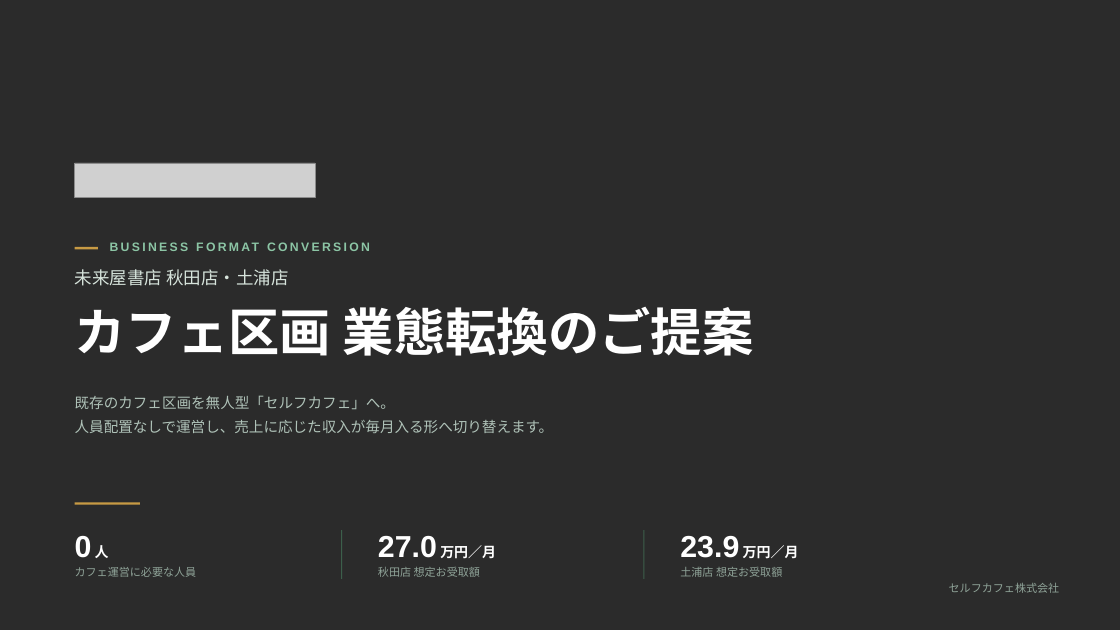
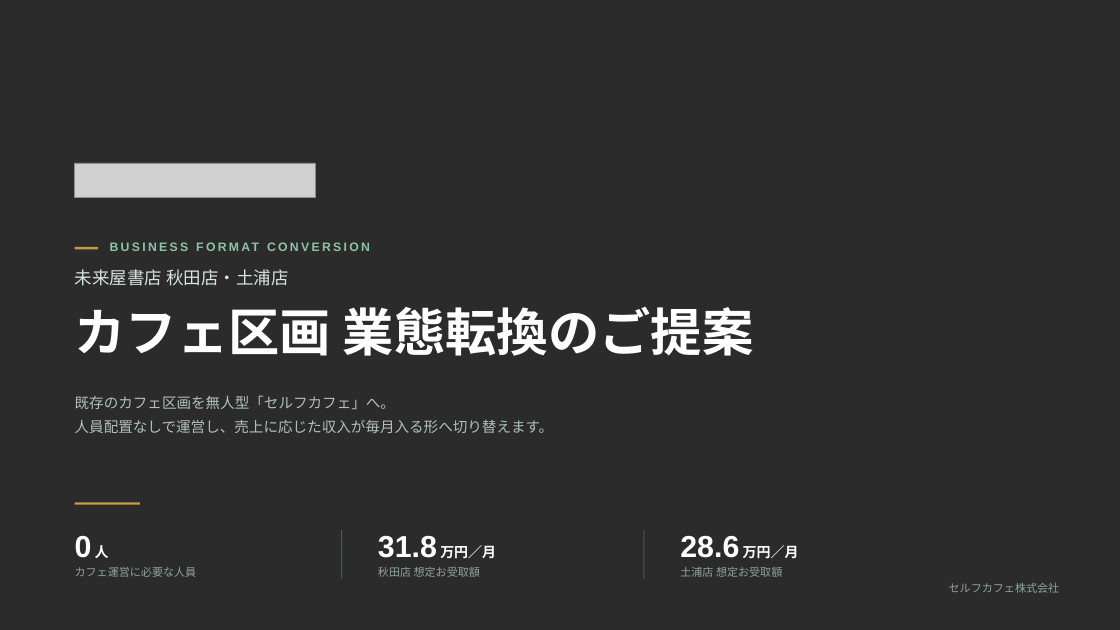
Before and after one commit to a5408071-cmd/suzuki-ceo, a slide deck: slide 1 of selfcafe-miraiya-deck/selfcafe-miraiya-deck.pptx. Drawn at 1120x630 pixels with LibreOffice and Linux fonts; fonts in the diff are those of the drawing; grey boxes stand for pictures; background and template pictures are left out; a plain dark background stands for a picture behind light text. Boxes give left, top, right and bottom in pixels: in the first picture for what was removed or moved away, otherwise in the second. Text is boxed around its words. In the diff, an @@ line names an element or a change of style, - is before the commit and + after.

```diff
--- a/selfcafe-miraiya-deck/selfcafe-miraiya-deck.pptx
+++ b/selfcafe-miraiya-deck/selfcafe-miraiya-deck.pptx
@@ text at <box>378,536,496,559</box>: text changed @@
-27.0 万円／月
+31.8 万円／月
@@ text at <box>680,536,799,559</box>: text changed @@
-23.9 万円／月
+28.6 万円／月
```
Also in this commit, not shown: 4 other slides changed, 3 other files.
